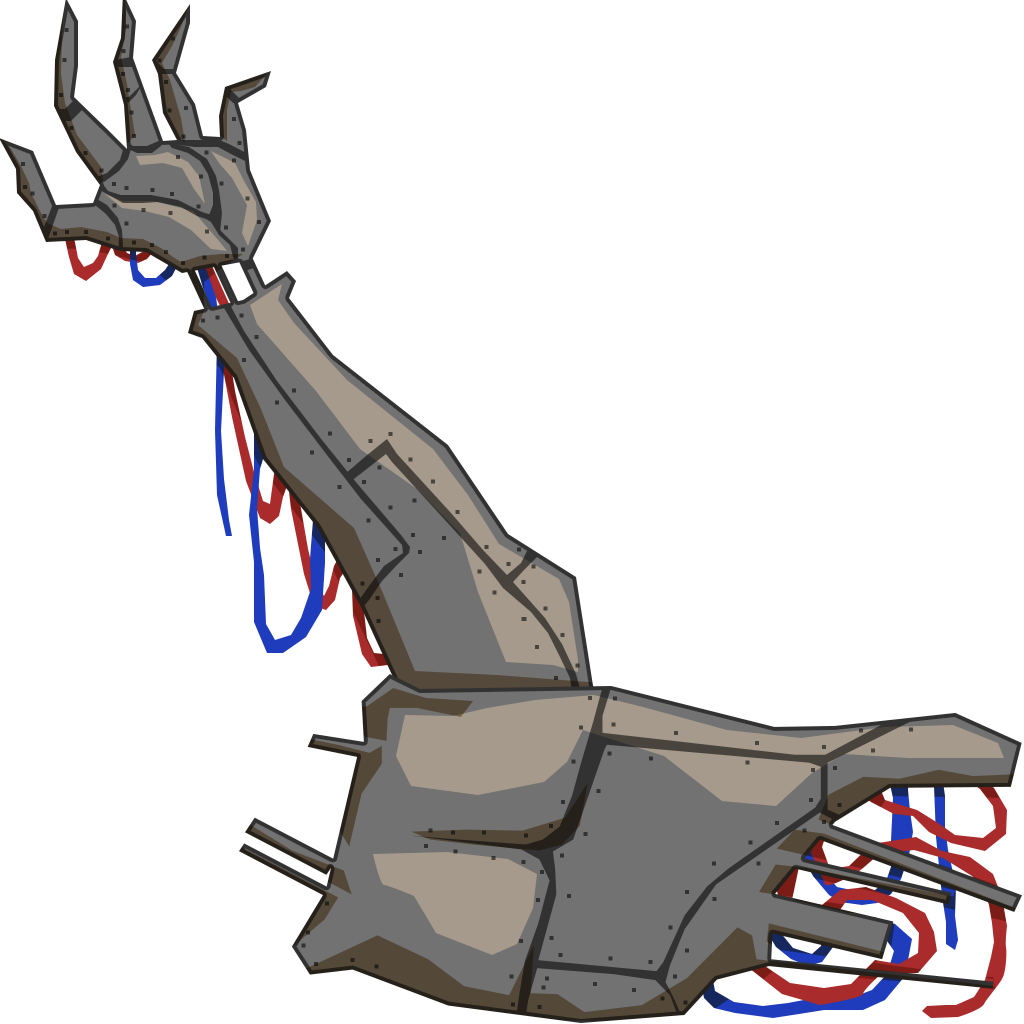
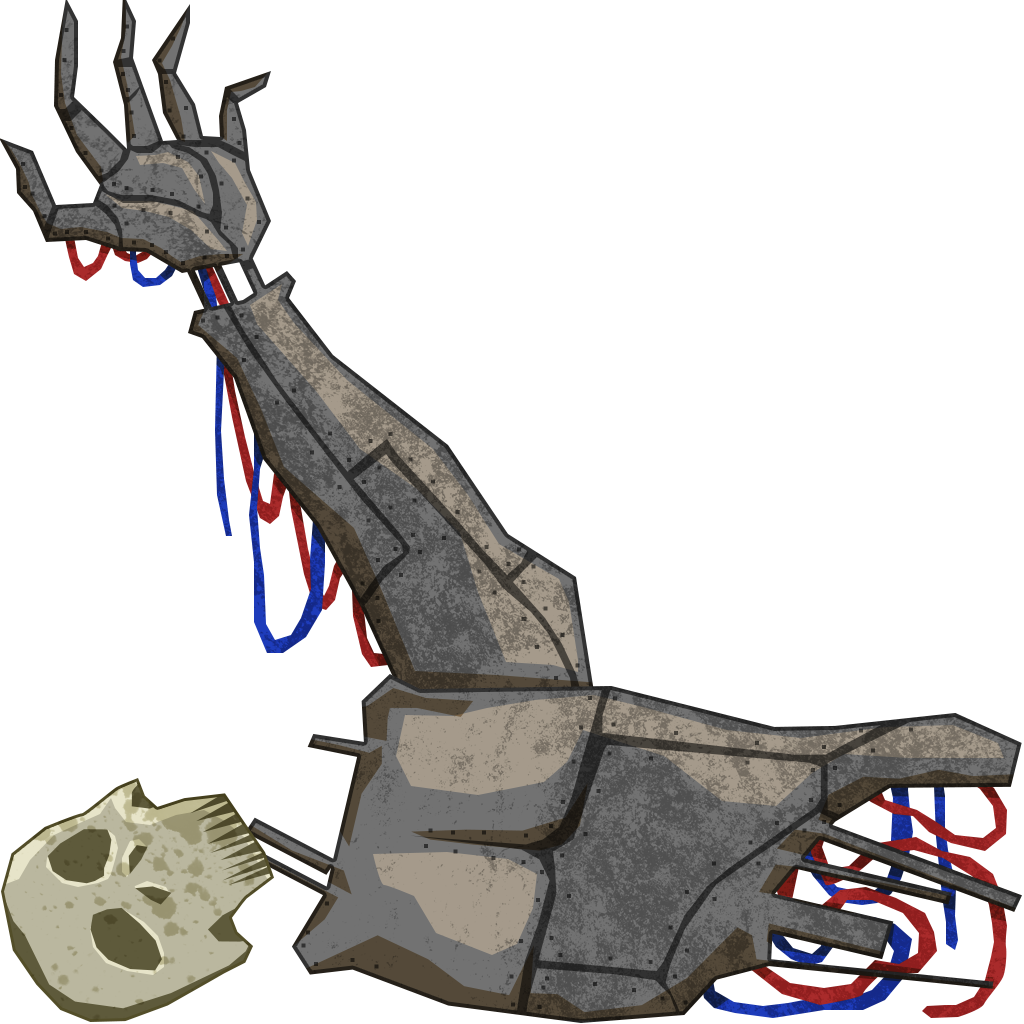
Layers edited between the first and the second 1024 × 1024 image:
added layer "Layer 6" (multiply) above "Group 4" over [1, 568, 817, 1023]
added group "Group 4" with 3 layers above "Shape 6" over [1, 778, 307, 1022]
added layer "Shape 8" in group "Group 4" over [1, 778, 307, 1022]
added layer "Shape 9" in group "Group 4" over [3, 778, 280, 975]
added layer "Shape 7" in group "Group 4" over [1, 778, 274, 1022]
added layer "Layer 7" (color burn, 31%) above "Shape 2" over [1, 269, 1022, 1023]
painted on "Shape 2" over [208, 737, 892, 848]
added layer "Layer 8" (color burn, 33%) above "Group 1" over [8, 2, 788, 804]
